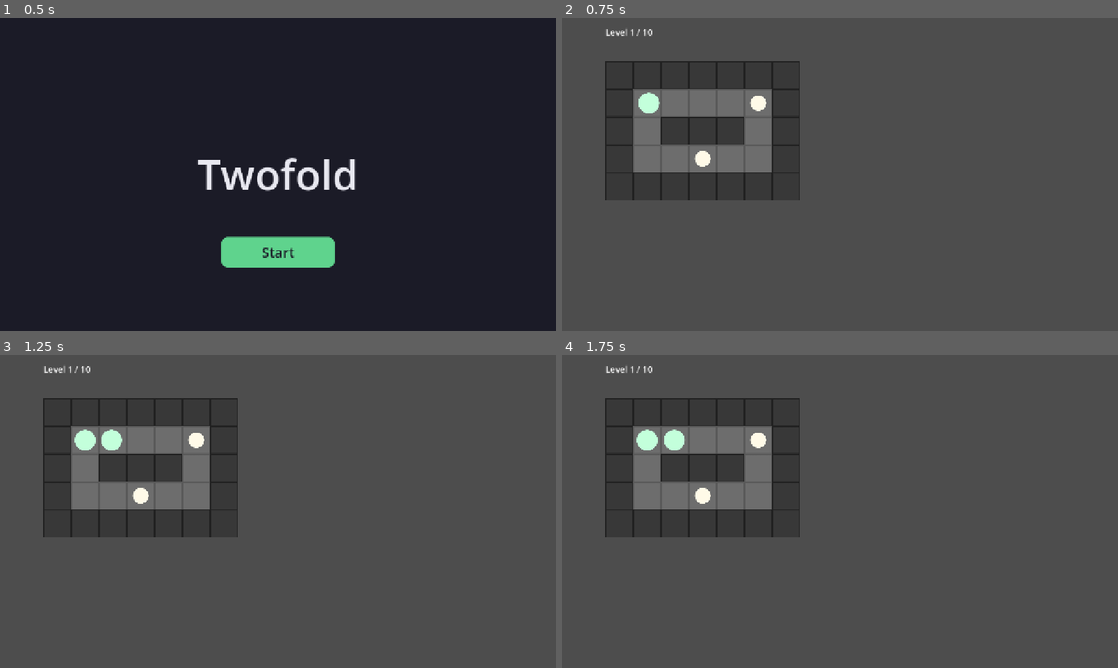
Above: before the commit, frames 1-4 (two rows, left to right).
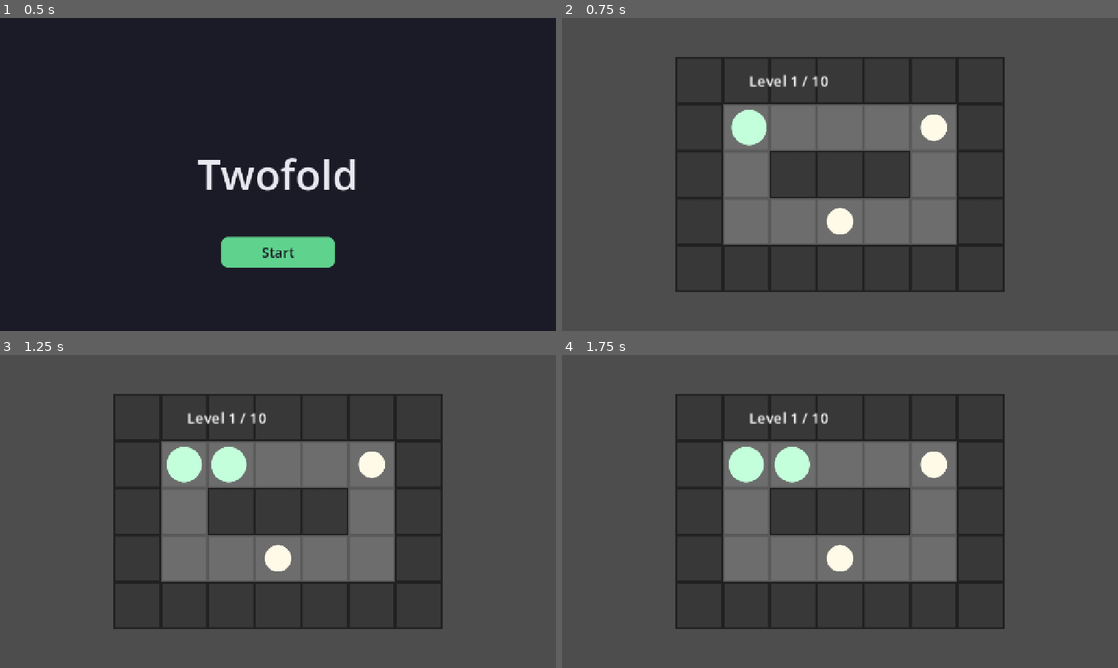
Above: after the commit, the same moments.

Repository: LowPolyPhosphorus/twofold
Game: Godot game, scene res://main.tscn
The game is run twice, just before and just after one commit, with the same random seed, the same clock (stepped at 60 frames per second) and the same inputs.
Inputs (mouse positions are in pixels of both pictures, inside the frame that each line leads up to):
- Up to frame 1 (0.5 s): no input
- Up to frame 2 (0.75 s): tap Enter (ui_accept) at 0.5 s; move the mouse to (962, 158) at 0.52 s; hold Right (ui_right) from 0.53 s (still down); tap Z at 0.6 s; click (962, 158) at 0.67 s
- Up to frame 3 (1.25 s): keep holding Right (ui_right); tap Enter (ui_accept) at 0.77, 1.07 s; tap R at 0.8 s
- Up to frame 4 (1.75 s): move the mouse to (728, 527) at 1.27 s; release Right (ui_right) at 1.28 s; hold Down (ui_down) from 1.28 s (still down); tap R at 1.35 s; click (728, 527) at 1.42 s; tap Enter (ui_accept) at 1.52, 1.55 s

Frame 1 is identical in both runs. In frame 2, 20% of the frame differs, in the area x 7-80%, y 3-88%; in frame 3, 20%; in frame 4, 20%.

Commit message:
Use textures, animate goals and splits, center and scale the board

Diff:
--- a/main.gd
+++ b/main.gd
@@ -1,13 +1,24 @@
 extends Node2D
 
 const TILE := 64
-const OFFSET := Vector2(100, 100)
+const OFFSET := Vector2.ZERO
 const TEX_WALL := preload("res://art/wall.png")
 const TEX_FLOOR := preload("res://art/floor.png")
 const TEX_GOAL := preload("res://art/goal.png")
 const TEX_GOAL_LIT := preload("res://art/goal_lit.png")
 const TEX_BLOB := preload("res://art/blob.png")
-
+const TEX_GATE := preload("res://art/gate.png")
+const TEX_BUTTON := preload("res://art/button.png")
+const TEX_BUTTON_PRESSED := preload("res://art/button-pressed.png")
+const GOAL_FRAMES := 17
+const GOAL_FPS := 30.0
+const SPLIT_FRAMES := 25
+const SPLIT_FPS := 30.0
+const PAUSE_LABELS := ["Resume", "Restart", "Quit to title"]
+
+var paused := false
+var split_frames: Array[Texture2D] = []
+var split_anim := {}
 var walls := {}
 var buttons: Array[Vector2i] = []
 var doors := {}
@@ -21,8 +32,15 @@
 var levels := Levels.DATA
 var current := 0
 var level: Array = []
+var goal_frames: Array[Texture2D] = []
+var goal_p := {}
 
 func _ready() -> void:
+	for i in range(1, GOAL_FRAMES + 1):
+		goal_frames.append(load("res://art/goal-transition/goal-transition-%d.png" % i))
+	for i in range(1, SPLIT_FRAMES + 1):
+		split_frames.append(load("res://art/split-transition/split-transition-%d.png" % i))
+	get_viewport().size_changed.connect(queue_redraw)
 	load_level()
 
 func load_level() -> void:
@@ -33,6 +51,7 @@
 	buttons.clear()
 	doors.clear()
 	history.clear()
+	split_anim = {}
 	won = false
 	for y in level.size():
 		for x in level[y].length():
@@ -43,6 +62,9 @@
 				"B": blobs.append(pos)
 				"b": buttons.append(pos)
 				"D": doors[pos] = true
+	goal_p.clear()
+	for g in goals:
+		goal_p[g] = 0.0
 	sync_vis(true)
 	queue_redraw()
 
@@ -76,6 +98,7 @@
 		var t: Vector2i = blobs[0] + d
 		if is_free(t, is_open) and not blobs.has(t):
 			blobs.append(t)
+			split_anim = {"pos": blobs[0], "dir": d, "idx": blobs.size() - 1, "p": 0.0}
 			return
 
 func _unhandled_input(event: InputEvent) -> void:
@@ -98,9 +121,12 @@
 			if history.size() > 0:
 				blobs.assign(history.pop_back())
 				sync_vis()
+				split_anim = {}
 				won = false
 				queue_redraw()
 			return
+	if not split_anim.is_empty():
+		return
 	if won:
 		if event.is_action_pressed("ui_accept") and current < levels.size() - 1:
 			current += 1
@@ -142,6 +168,16 @@
 func tile_center(p: Vector2i) -> Vector2:
 	return OFFSET + Vector2(p) * TILE + Vector2(TILE, TILE) / 2
 
+func board_scale() -> float:
+	var vp := get_viewport_rect().size
+	var board := Vector2(level[0].length(), level.size()) * TILE
+	return minf(vp.x * 0.75 / board.x, vp.y * 0.75 / board.y)
+
+func board_pos() -> Vector2:
+	var vp := get_viewport_rect().size
+	var board := Vector2(level[0].length(), level.size()) * TILE * board_scale()
+	return (vp - board) / 2
+
 func sync_vis(snap := false) -> void:
 	if snap:
 		vis.clear()
@@ -155,6 +191,26 @@
 		title_t += delta
 		queue_redraw()
 		return
+	if paused:
+		queue_redraw()
+		return
+	if not split_anim.is_empty():
+		split_anim.p += SPLIT_FPS * delta
+		if split_anim.p >= SPLIT_FRAMES:
+			var i: int = split_anim.idx
+			if i < vis.size():
+				vis[i] = tile_center(blobs[i])
+			split_anim = {}
+		queue_redraw()
+	var goal_changed := false
+	for g in goals:
+		var p: float = goal_p[g]
+		var np := clampf(p + (GOAL_FPS if blobs.has(g) else -GOAL_FPS) * delta, 0.0, float(GOAL_FRAMES))
+		if np != p:
+			goal_p[g] = np
+			goal_changed = true
+	if goal_changed:
+		queue_redraw()
 	if vis.size() != blobs.size():
 		return
 	var changed := false
@@ -186,10 +242,29 @@
 	draw_style_box(box, r)
 	draw_string(font, Vector2(r.position.x, r.position.y + 47), "Start", HORIZONTAL_ALIGNMENT_CENTER, r.size.x, 32, Color("1b1b27"))
 
+func pause_rect(i: int) -> Rect2:
+	var vp := get_viewport_rect().size
+	return Rect2(Vector2(vp.x / 2 - 130, vp.y * 0.4 + i * 90), Vector2(260, 70))
+
+func draw_pause() -> void:
+	var vp := get_viewport_rect().size
+	var font := ThemeDB.fallback_font
+	draw_rect(Rect2(Vector2.ZERO, vp), Color(0.08, 0.08, 0.08, 0.8))
+	draw_string(font, Vector2(0, vp.y * 0.3), "Paused", HORIZONTAL_ALIGNMENT_CENTER, vp.x, 64, Color("ffffff"))
+	for i in PAUSE_LABELS.size():
+		var r := pause_rect(i)
+		var hover := r.has_point(get_local_mouse_position())
+		var box := StyleBoxFlat.new()
+		box.bg_color = Color("ffffff") if hover else Color("d0d0d0")
+		box.set_corner_radius_all(14)
+		draw_style_box(box, r)
+		draw_string(font, Vector2(r.position.x, r.position.y + 47), PAUSE_LABELS[i], HORIZONTAL_ALIGNMENT_CENTER, r.size.x, 32, Color("141414"))
+
 func _draw() -> void:
 	if on_title:
 		draw_title()
 		return
+	draw_set_transform(board_pos(), 0.0, Vector2.ONE * board_scale())
 	var size := Vector2(TILE, TILE)
 	for y in level.size():
 		for x in level[y].length():
